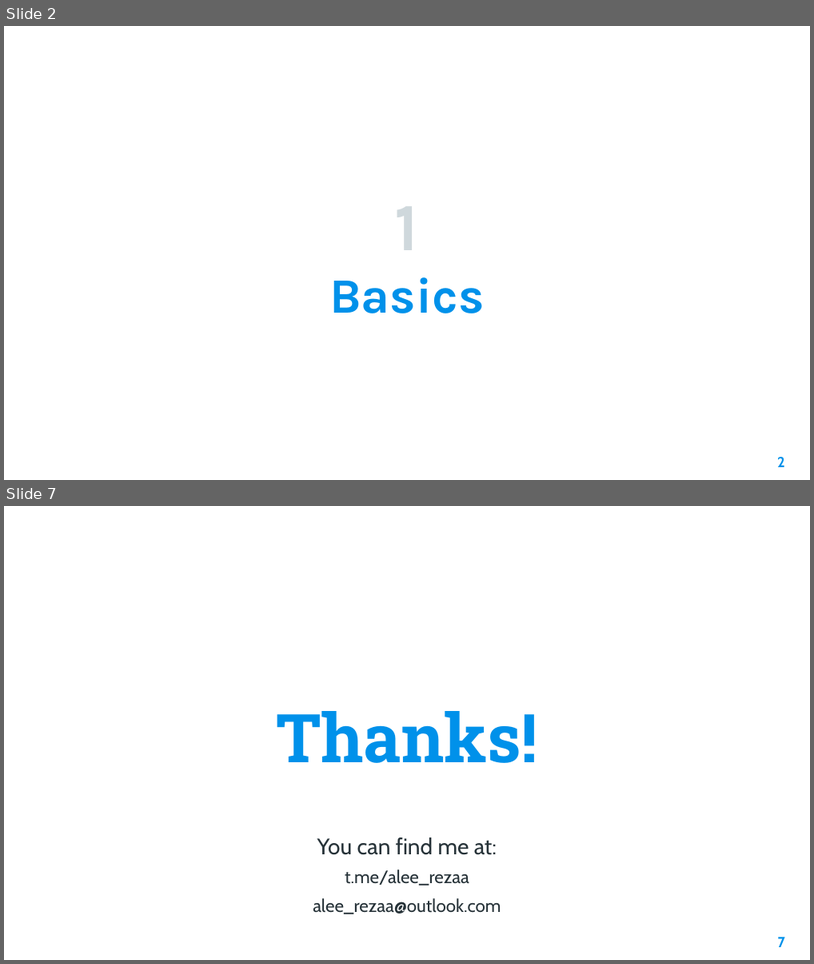
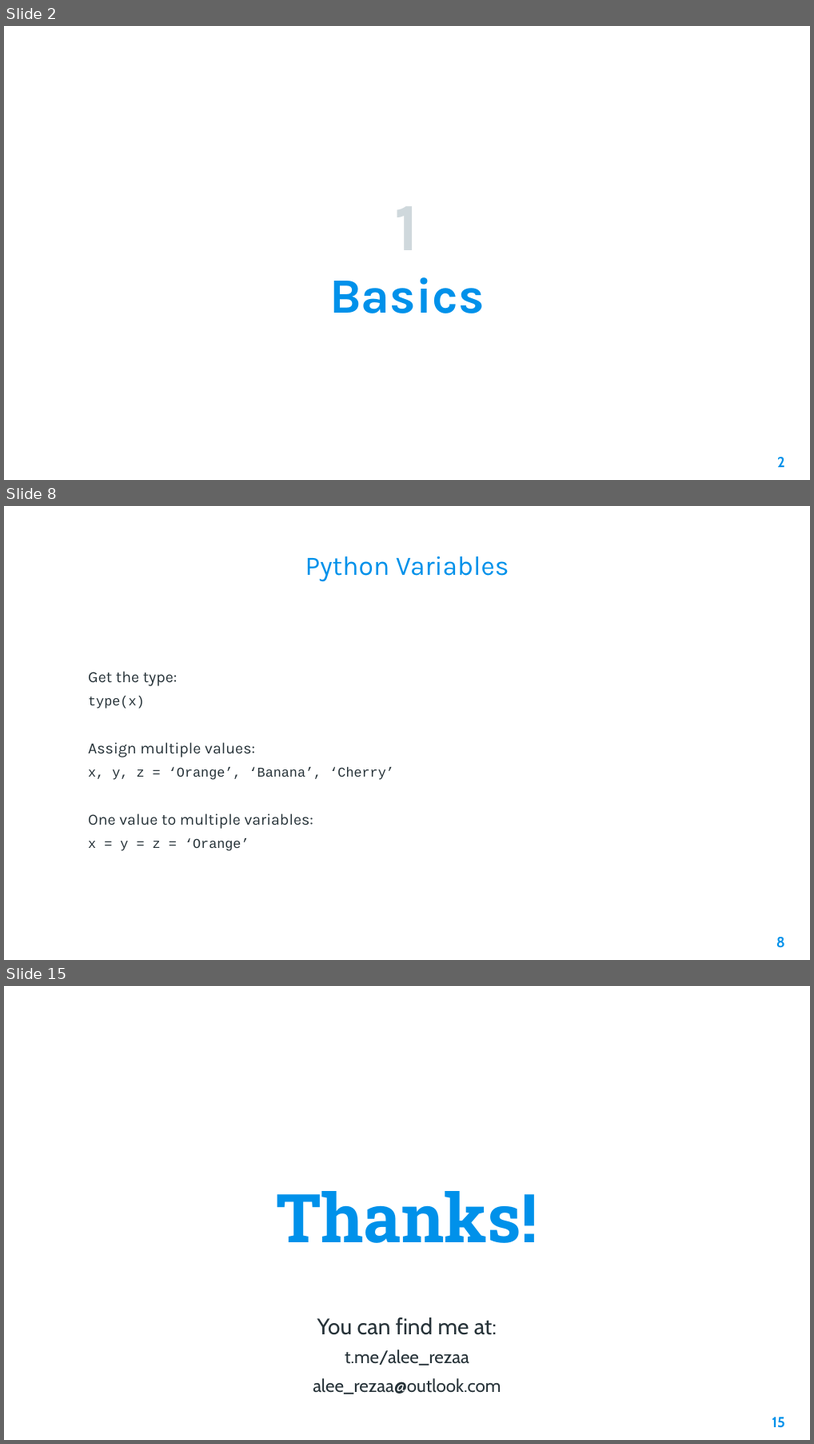
Before and after one commit to AleeRezaa/learn-python, a slide deck: Python.pptx. Shown one above the other, each under a label of ours: slides 2 and 7 before the commit, slides 2, 8 and 15 after it; the slides between them are not shown. The pictures are 814x964 and 814x1444 pixels, drawn with LibreOffice and Linux fonts; fonts in the diff are those of the drawing; background and template pictures are left out. Boxes give left, top, right and bottom in pixels: in the first picture for what was removed or moved away, otherwise in the second. Text is boxed around its words. In the diff, an @@ line names an element or a change of style, - is before the commit and + after.

Commit message:
add python basics

```diff
--- a/Python.pptx
+++ b/Python.pptx
@@ slide 8 added at [4, 506, 810, 960], background picture (left out) @@
@@ title added at [306, 556, 509, 581], 24 pt, text #0091EA @@
+Python Variables
@@ text added at [88, 671, 394, 851], 14 pt, text #263238 @@
+Get the type:
+type(x)
+Assign multiple values:
+x, y, z = ‘Orange’, ‘Banana’, ‘Cherry’
+One value to multiple variables:
+x = y = z = ‘Orange’
@@ page number added at [777, 936, 786, 948], 13 pt, text #0091EA, bold @@
+8
@@ what was slide 7 is now slide 15 @@
@@ page number at [772, 1416, 785, 1428]: text changed @@
-7
+15
```
Also in this commit, not shown: 4 slides changed, 7 other slides added.
